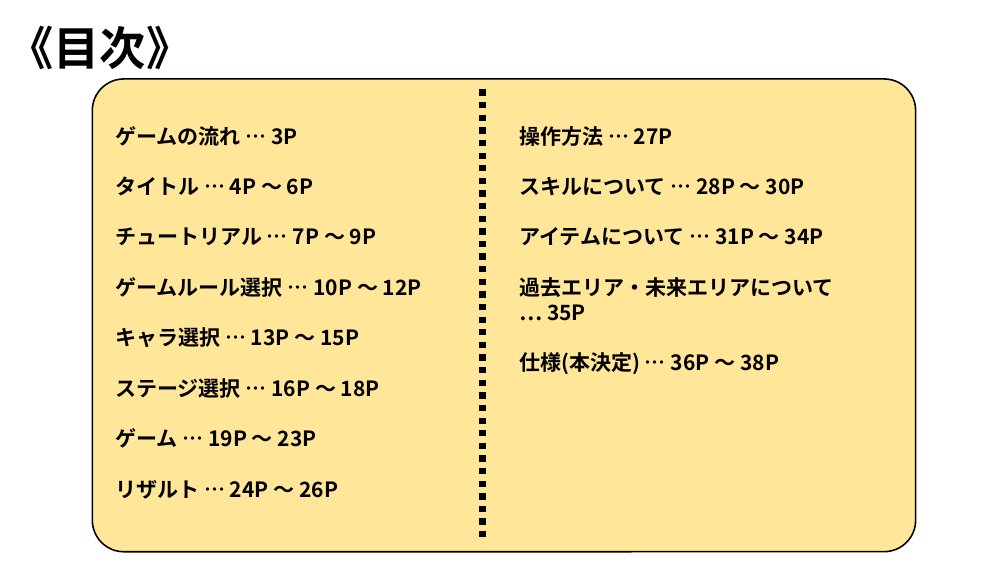
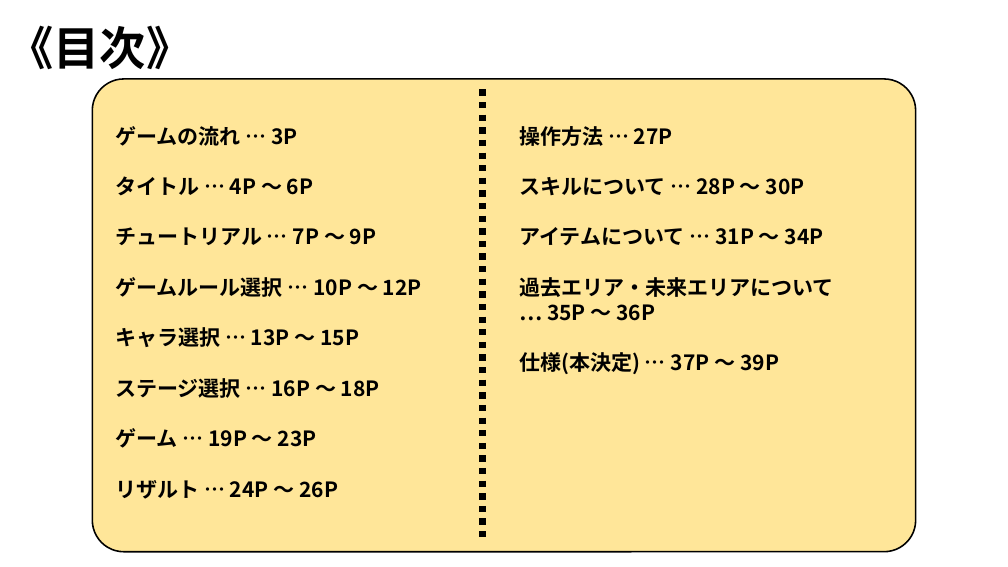
Before and after one commit to ARITA-MEIGEN/C-Team001, a slide deck: slide 2 of data/GS3_チーム2_仕様書.pptx. Drawn at 1008x567 pixels with LibreOffice and Linux fonts; fonts in the diff are those of the drawing; background and template pictures are left out. Boxes give left, top, right and bottom in pixels: in the first picture for what was removed or moved away, otherwise in the second. Text is boxed around its words. In the diff, an @@ line names an element or a change of style, - is before the commit and + after.

```diff
--- a/data/GS3_チーム2_仕様書.pptx
+++ b/data/GS3_チーム2_仕様書.pptx
@@ text at (519,304,779,374): text changed @@
-… 35P
-仕様(本決定) … 36P ～ 38P
+… 35P ～ 36P
+仕様(本決定) … 37P ～ 39P
```
Also in this commit, not shown: 4 other slides changed, 1 other file.
